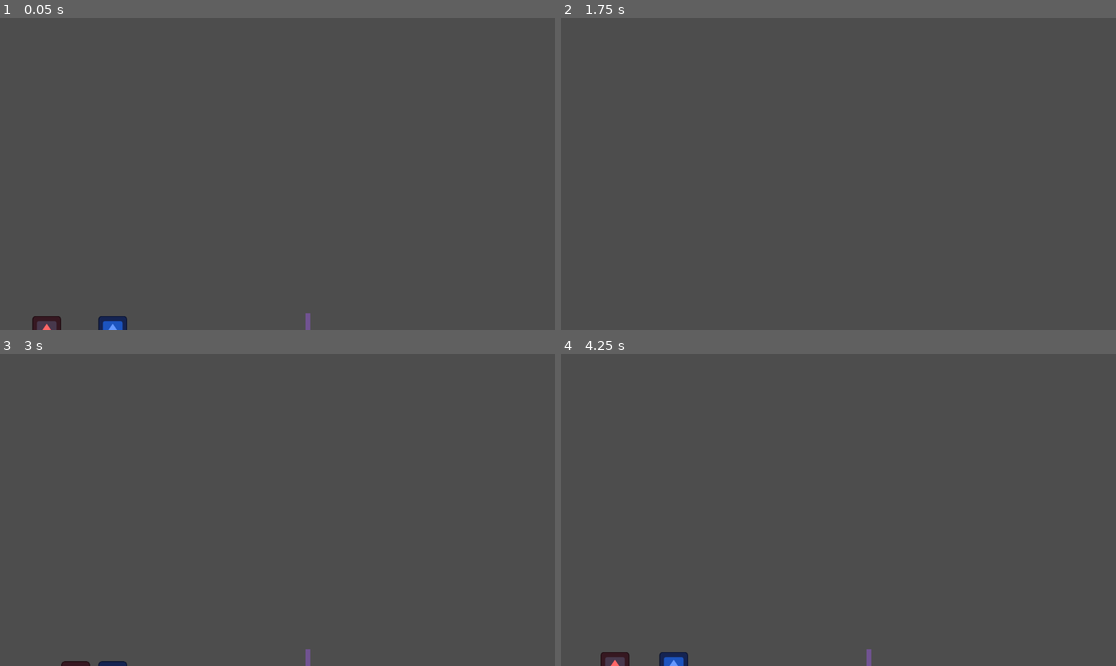
Above: before the commit, frames 1-4 (two rows, left to right).
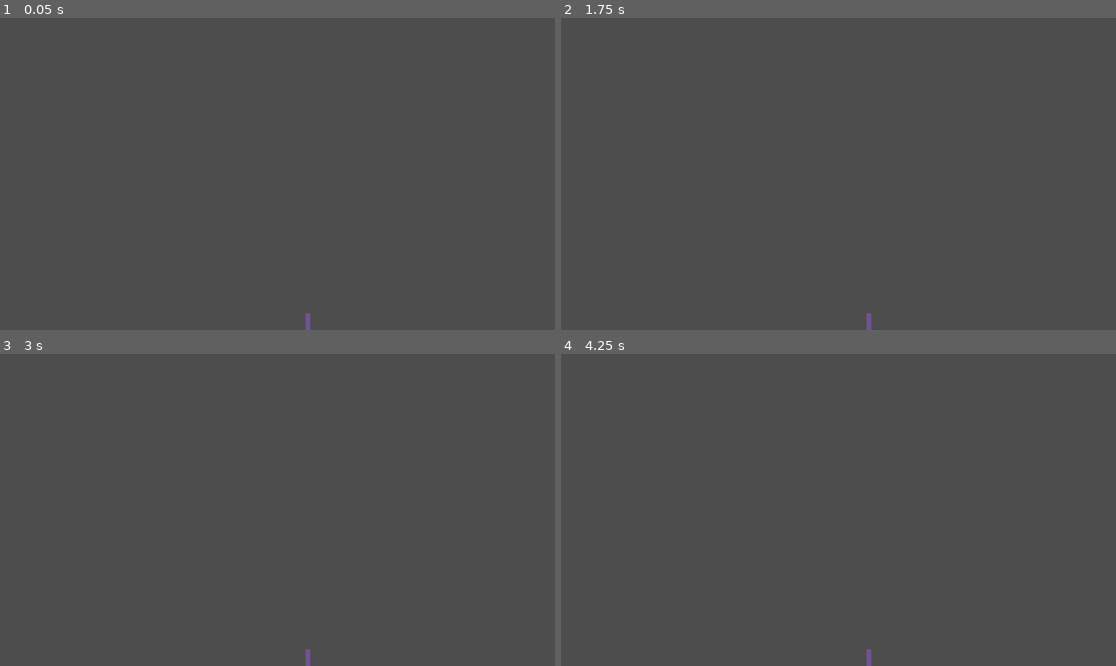
Above: after the commit, the same moments.

Repository: DarknessChosen/ISW_Joc_2D
Game: Godot game, scene res://scenes/levels/TestLevel.tscn
The game is run twice, just before and just after one commit, with the same random seed, the same clock (stepped at 60 frames per second) and the same inputs. The engine's default icon, where the game draws it, is replaced by a stand-in: a white triangle on a blue panel in a dark square.
Inputs:
- Up to frame 1 (0.05 s): no input
- Up to frame 2 (1.75 s): tap Enter at 0.5 s; hold D (p1_right) from 0.53 s (still down); tap W (p1_jump) at 0.77, 1.52 s
- Up to frame 3 (3 s): tap R (restart) at 2, 2.75 s; release D (p1_right) at 2.03 s; hold A (p1_left) 2.03-2.78 s; hold D (p1_right) from 2.78 s (still down)
- Up to frame 4 (4.25 s): keep holding D (p1_right); tap W (p1_jump) at 3.02, 3.77 s; tap R (restart) at 3.5, 4.15 s

The runs differ from the first frame. In frame 1, 0.4% of the frame differs, in the area x 5-23%, y 95-100%; in frame 2, less than 0.1%; in frame 3, 0.2%; in frame 4, 0.4%, in the area x 7-23%, y 95-100%.

Commit message:
Add exit gates and level completion check

Diff:
--- a/scenes/levels/TestLevel.tscn
+++ b/scenes/levels/TestLevel.tscn
@@ -5,9 +5,10 @@
 [ext_resource type="PackedScene" uid="uid://dgqw06s6rtw81" path="res://scenes/objects/Hazard.tscn" id="3_3wv3p"]
 [ext_resource type="PackedScene" uid="uid://dmtuug83vukfp" path="res://scenes/objects/Button.tscn" id="4_j0sv7"]
 [ext_resource type="PackedScene" uid="uid://4ei64bmp7al" path="res://scenes/objects/Door.tscn" id="5_buy1m"]
+[ext_resource type="PackedScene" uid="uid://c1bw6xnhnowju" path="res://scenes/objects/ExitGate.tscn" id="6_buy1m"]
 
 [sub_resource type="RectangleShape2D" id="RectangleShape2D_xjwk6"]
-size = Vector2(1144, 30)
+size = Vector2(1563, 30)
 
 [node name="TestLevel" type="Node2D" unique_id=1857940898]
 script = ExtResource("1_w20ko")
@@ -16,38 +17,45 @@
 position = Vector2(326, 752)
 
 [node name="CollisionShape2D" type="CollisionShape2D" parent="Ground" unique_id=1141637593]
-position = Vector2(275, 16)
+position = Vector2(484.5, 16)
 shape = SubResource("RectangleShape2D_xjwk6")
 
 [node name="GroundVisual" type="Polygon2D" parent="Ground" unique_id=946175824]
 position = Vector2(1, 15)
 color = Color(0.26988637, 0.546875, 0.546875, 1)
-polygon = PackedVector2Array(-298, -14, 846, -14, 846, 16, -298, 16)
+polygon = PackedVector2Array(-298, -14, 1265, -14, 1265, 16, -298, 16)
 
 [node name="Player1" parent="." unique_id=1601139009 instance=ExtResource("1_86d4f")]
-position = Vector2(97, 647)
+position = Vector2(98, 687)
 
 [node name="Player2" parent="." unique_id=265453022 instance=ExtResource("1_86d4f")]
-position = Vector2(234, 647)
+position = Vector2(235, 687)
 move_left_action = &"p2_left"
 move_right_action = &"p2_right"
 jump_action = &"p2_jump"
 player_type = "water"
 
 [node name="Hazard fire" parent="." unique_id=323791246 instance=ExtResource("3_3wv3p")]
-position = Vector2(527, 758)
+position = Vector2(533, 766)
 
 [node name="Hazard water" parent="." unique_id=1094818628 instance=ExtResource("3_3wv3p")]
-position = Vector2(904, 757)
+position = Vector2(909, 765)
 hazard_type = "water"
 
 [node name="Button" parent="." unique_id=892329458 instance=ExtResource("4_j0sv7")]
-position = Vector2(454, 746)
+position = Vector2(458, 754)
 door_path = NodePath("../Door")
 
 [node name="Button2" parent="." unique_id=1856711797 instance=ExtResource("4_j0sv7")]
-position = Vector2(834, 745)
+position = Vector2(834, 753)
 door_path = NodePath("../Door")
 
 [node name="Door" parent="." unique_id=730554011 instance=ExtResource("5_buy1m")]
 position = Vector2(639, 692)
+
+[node name="FireExit" parent="." unique_id=968088409 instance=ExtResource("6_buy1m")]
+position = Vector2(1174, 702)
+
+[node name="WaterExit" parent="." unique_id=1716155191 instance=ExtResource("6_buy1m")]
+position = Vector2(1359, 702)
+gate_type = "water"
--- /dev/null
+++ b/scenes/objects/ExitGate.tscn
@@ -0,0 +1,15 @@
+[gd_scene format=3 uid="uid://c1bw6xnhnowju"]
+
+[ext_resource type="Script" uid="uid://dsocye5qv3kpq" path="res://scripts/systems/exit_gate.gd" id="1_5f1cx"]
+
+[sub_resource type="RectangleShape2D" id="RectangleShape2D_rfwpx"]
+size = Vector2(56, 100)
+
+[node name="ExitGate" type="Area2D" unique_id=968088409]
+script = ExtResource("1_5f1cx")
+
+[node name="CollisionShape2D" type="CollisionShape2D" parent="." unique_id=894462420]
+shape = SubResource("RectangleShape2D_rfwpx")
+
+[node name="Polygon2D" type="Polygon2D" parent="." unique_id=967082135]
+polygon = PackedVector2Array(-28, -50, 28, -50, 28, 50, -28, 50)
--- /dev/null
+++ b/scripts/systems/exit_gate.gd
@@ -0,0 +1,44 @@
+extends Area2D
+
+@export_enum("fire", "water") var gate_type: String = "fire"
+
+var players_inside: Array[Node] = []
+
+@onready var visual: Polygon2D = $Polygon2D
+
+func _ready() -> void:
+	body_entered.connect(_on_body_entered)
+	body_exited.connect(_on_body_exited)
+	_update_visual()
+
+func _on_body_entered(body: Node) -> void:
+	if not body.is_in_group("players"):
+		return
+
+	if body.get("player_type") != gate_type:
+		return
+
+	if not players_inside.has(body):
+		players_inside.append(body)
+
+	_notify_level()
+
+func _on_body_exited(body: Node) -> void:
+	if players_inside.has(body):
+		players_inside.erase(body)
+
+	_notify_level()
+
+func has_correct_player() -> bool:
+	return players_inside.size() > 0
+
+func _notify_level() -> void:
+	var level = get_tree().current_scene
+	if level.has_method("check_level_complete"):
+		level.check_level_complete()
+
+func _update_visual() -> void:
+	if gate_type == "fire":
+		visual.color = Color(1.0, 0.5, 0.3)
+	else:
+		visual.color = Color(0.3, 0.6, 1.0)
--- a/scripts/systems/test_level.gd
+++ b/scripts/systems/test_level.gd
@@ -1,9 +1,10 @@
 extends Node2D
 
 var is_restarting: bool = false
+var is_completing: bool = false
 
 func request_restart() -> void:
-	if is_restarting:
+	if is_restarting or is_completing:
 		return
 
 	is_restarting = true
@@ -14,9 +15,26 @@
 			player.set_physics_process(false)
 			player.velocity = Vector2.ZERO
 
-	await get_tree().create_timer(0.01).timeout
+	call_deferred("_do_restart")
+
+func _do_restart() -> void:
 	get_tree().reload_current_scene()
 
 func _unhandled_input(event: InputEvent) -> void:
 	if event.is_action_pressed("restart"):
 		request_restart()
+
+func check_level_complete() -> void:
+	if is_restarting or is_completing:
+		return
+
+	var fire_gate := get_node_or_null("FireExit")
+	var water_gate := get_node_or_null("WaterExit")
+
+	if fire_gate == null or water_gate == null:
+		return
+
+	if fire_gate.has_method("has_correct_player") and water_gate.has_method("has_correct_player"):
+		if fire_gate.has_correct_player() and water_gate.has_correct_player():
+			is_completing = true
+			print("LEVEL COMPLETE")
Not shown, added: scripts/systems/exit_gate.gd.uid
